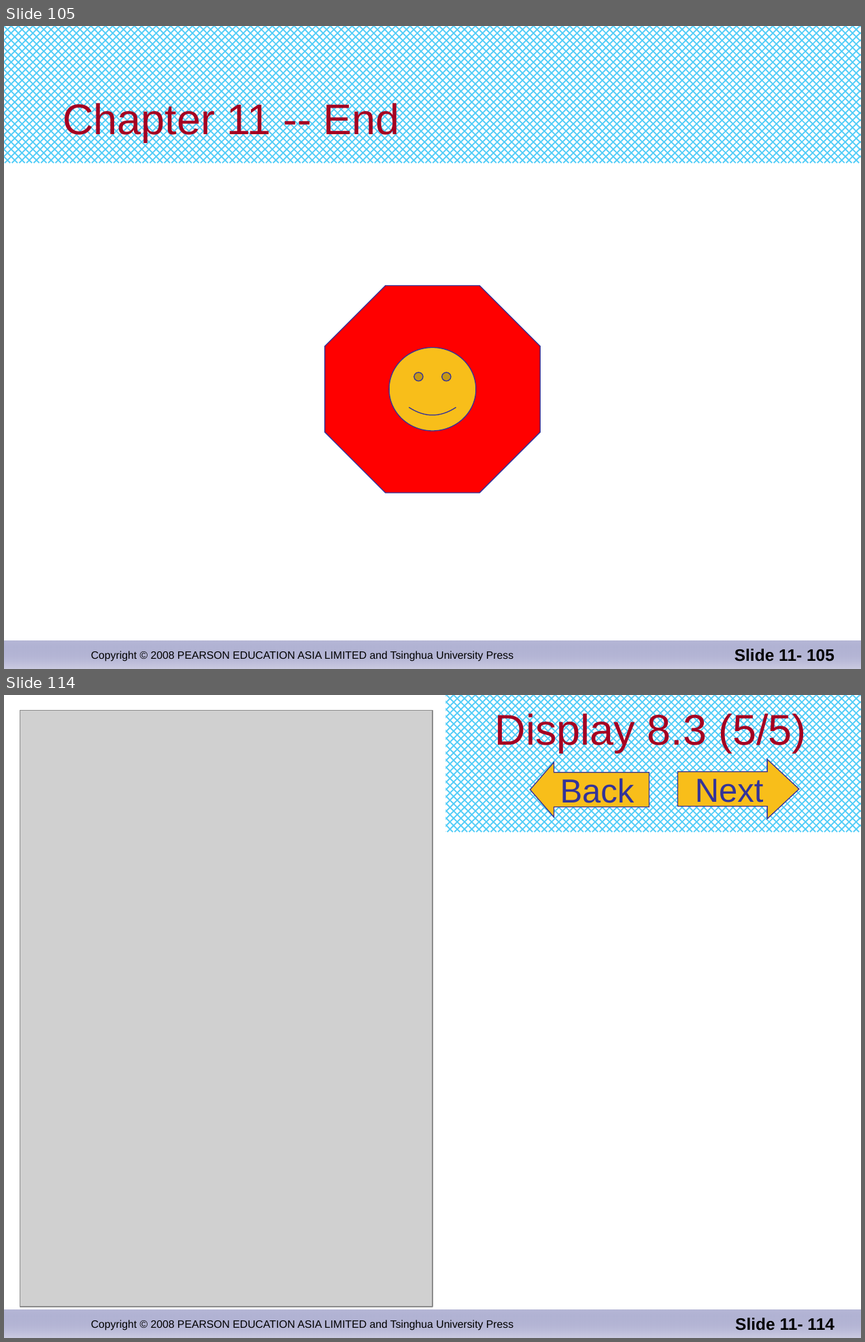
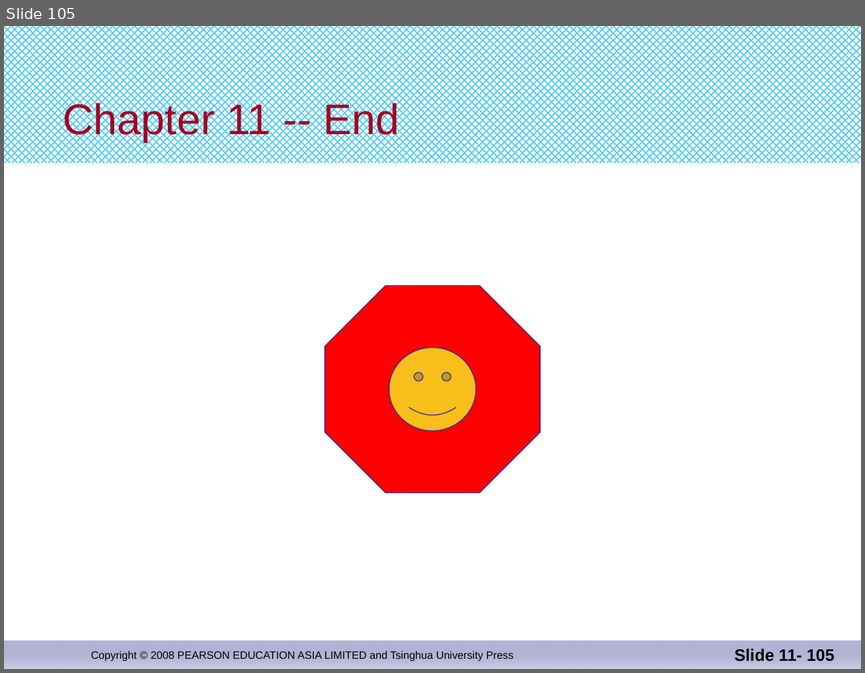
Before and after one commit to djuanbei/CPLUSPLUS, a slide deck: ppt/chapter 11.pptx. Shown one above the other, each under a label of ours: slides 105 and 114 before the commit, slide 105 after it; the slides between them are not shown. The pictures are 865x1342 and 865x673 pixels, drawn with LibreOffice and Linux fonts; fonts in the diff are those of the drawing; grey boxes stand for pictures. Boxes give left, top, right and bottom in pixels: in the first picture for what was removed or moved away, otherwise in the second. Text is boxed around its words. In the diff, an @@ line names an element or a change of style, - is before the commit and + after.

```diff
--- a/ppt/chapter 11.pptx
+++ b/ppt/chapter 11.pptx
@@ slide 114 removed at [4,695,861,1338], background #FFFFFF; not listed: 3 template elements that a slide beside it also shows @@
@@ rectangle removed at [4,695,445,839] @@
@@ picture removed at [20,711,432,1306] @@
@@ title removed at [495,711,806,753] @@
-Display 8.3 (5/5)
@@ left arrow removed at [530,762,649,817] @@
-Back
@@ right arrow removed at [677,759,799,818] @@
-Next
@@ page number removed at [735,1317,834,1330] @@
-Slide 11- 114
```
Also in this commit, not shown: 29 other slides removed, 1 other file.
